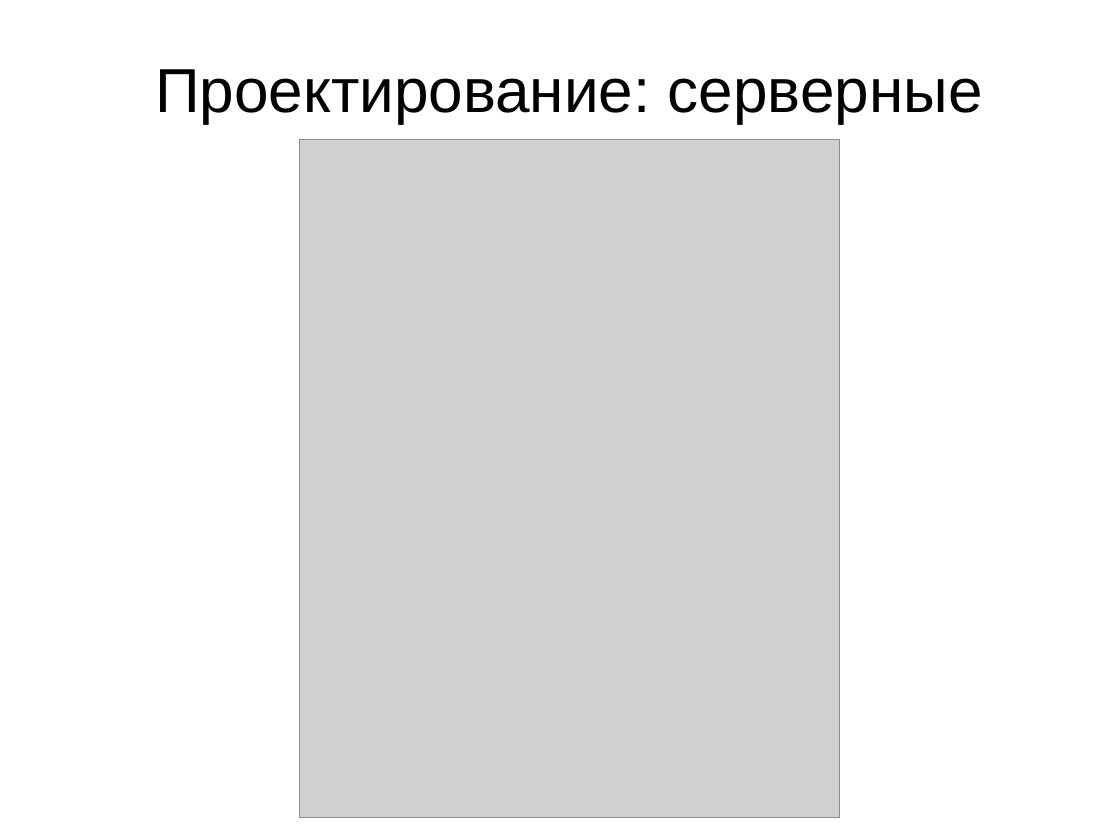
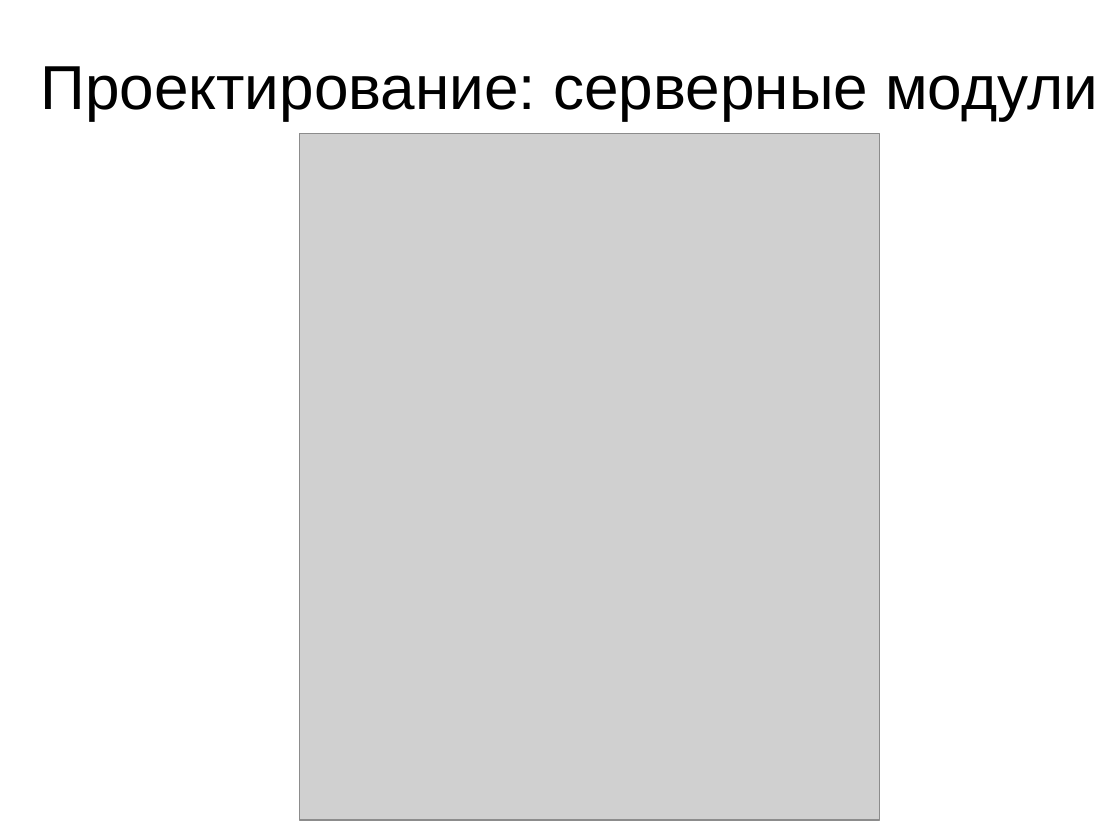
Before and after one commit to aeremenok/a-team-777, a slide deck: slide 13 of diploma/eav/diploma/demo.odp. Drawn at 1120x840 pixels with LibreOffice and Linux fonts; fonts in the diff are those of the drawing; grey boxes stand for pictures. Boxes give left, top, right and bottom in pixels: in the first picture for what was removed or moved away, otherwise in the second. Text is boxed around its words. In the diff, an @@ line names an element or a change of style, - is before the commit and + after.

```diff
--- a/diploma/eav/diploma/demo.odp
+++ b/diploma/eav/diploma/demo.odp
@@ title "Проектирование: серверные модули" rewrapped from [155,69,983,140] to [41,66,1098,121] @@
@@ picture: place and size @@
-picture at [300,140,839,818]
+picture at [300,134,880,820]
```
Also in this commit, not shown: 1 other slide changed.
